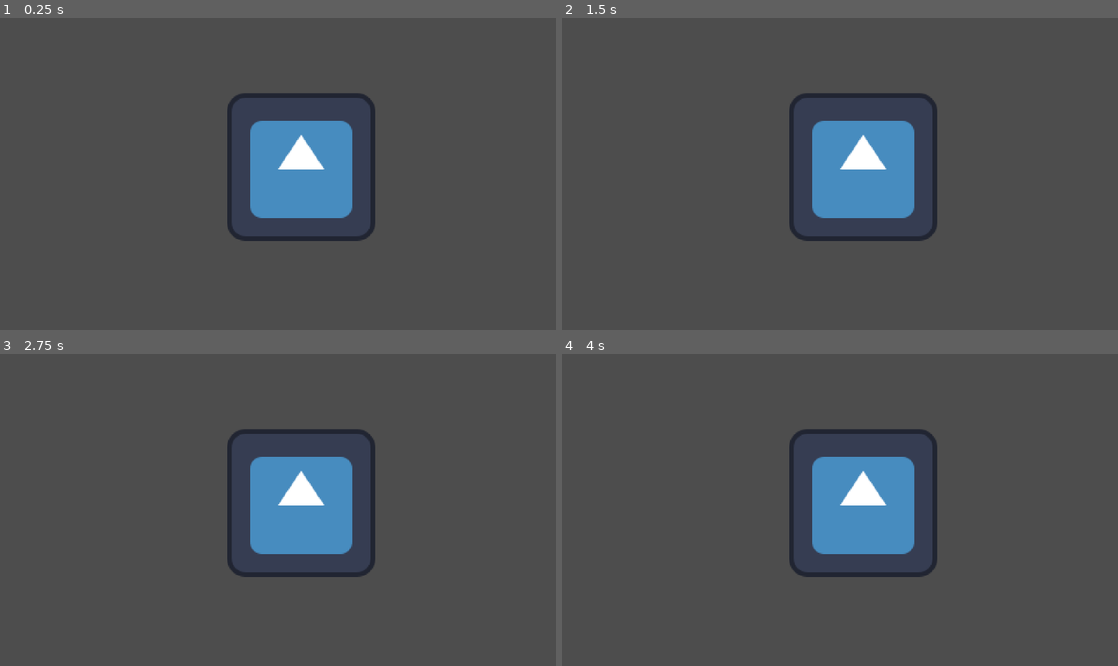
Above: before the commit, frames 1-4 (two rows, left to right).
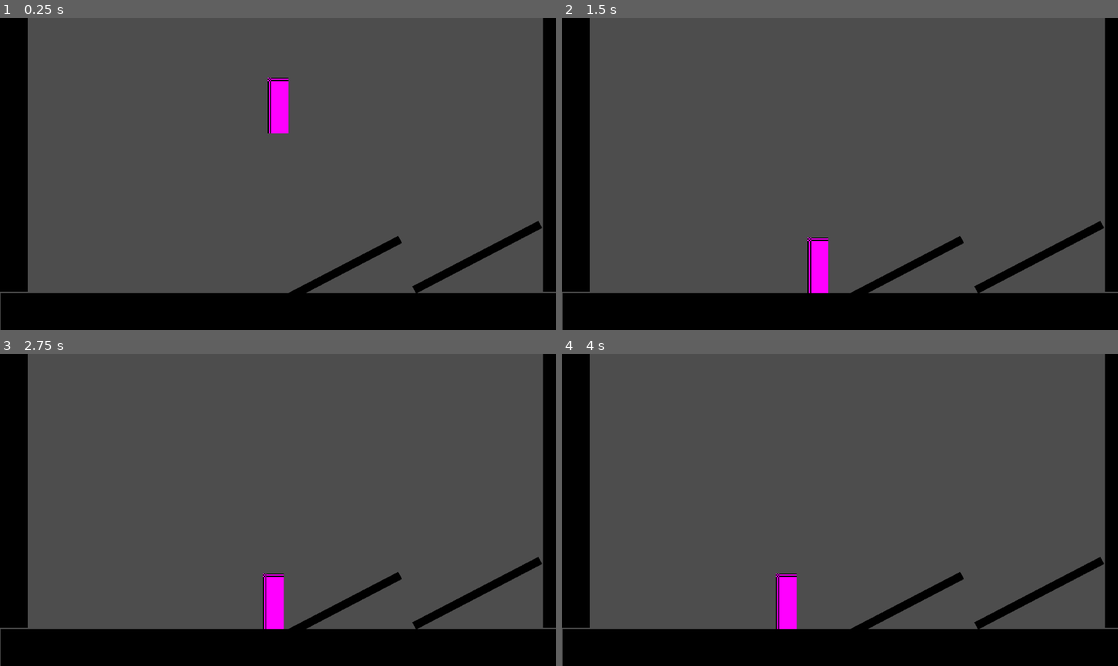
Above: after the commit, the same moments.

Repository: JohnBrunson/godot-metroidvania
Game: Godot game, scene res://playground.tscn
The game is run twice, just before and just after one commit, with the same random seed, the same clock (stepped at 60 frames per second) and the same inputs. The engine's default icon, where the game draws it, is replaced by a stand-in: a white triangle on a blue panel in a dark square.
Inputs:
- Up to frame 1 (0.25 s): no input
- Up to frame 2 (1.5 s): hold Right (right) 0.53-1.28 s; hold Z (jump) 0.53-1.28 s; hold Left (left) from 1.28 s (still down); tap Z (jump) at 1.35 s
- Up to frame 3 (2.75 s): tap Z (jump) at 1.52, 1.82 s; release Left (left) at 2.03 s; hold Right (right) from 2.03 s (still down); hold Z (jump) from 2.03 s (still down)
- Up to frame 4 (4 s): release Z (jump) at 2.78 s; tap Z (jump) at 2.85, 3.02, 3.32 s; release Right (right) at 3.53 s; hold Left (left) from 3.53 s (still down); hold Z (jump) from 3.53 s (still down)

The runs differ from the first frame. In frame 1, 27% of the frame differs, in the area x 0-100%, y 0-100%; in frame 2, 27%; in frame 3, 27%; in frame 4, 27%.

Commit message:
Player added as well as left and right movement

Diff:
--- /dev/null
+++ b/player/player.tscn
@@ -0,0 +1,20 @@
+[gd_scene load_steps=4 format=3 uid="uid://byque4w54oowj"]
+
+[ext_resource type="Script" uid="uid://c6ba85agjfcwg" path="res://player/scripts/player.gd" id="1_oul6g"]
+
+[sub_resource type="PlaceholderTexture2D" id="PlaceholderTexture2D_kqu6x"]
+size = Vector2(18, 48)
+
+[sub_resource type="RectangleShape2D" id="RectangleShape2D_kqu6x"]
+size = Vector2(16, 46)
+
+[node name="Player" type="CharacterBody2D"]
+script = ExtResource("1_oul6g")
+
+[node name="Sprite2D" type="Sprite2D" parent="."]
+position = Vector2(0, -24)
+texture = SubResource("PlaceholderTexture2D_kqu6x")
+
+[node name="CollisionShape2D" type="CollisionShape2D" parent="."]
+position = Vector2(0, -23)
+shape = SubResource("RectangleShape2D_kqu6x")
--- /dev/null
+++ b/player/scripts/player.gd
@@ -0,0 +1,18 @@
+class_name Player extends CharacterBody2D
+
+func _process(_delta: float) -> void:
+
+	pass
+
+func _physics_process(_delta: float) -> void:
+	velocity.x = 0.0
+	if Input.is_action_pressed("left"):
+		velocity.x = -100
+	elif Input.is_action_pressed("right"):
+		velocity.x = 100
+	velocity.y = velocity.y + 980 * _delta
+	# This does not work, was merely an experiment. Can be deleted.
+	if Input.is_action_pressed("jump"):
+		velocity.y = 1000
+	move_and_slide()
+	pass
--- a/playground.tscn
+++ b/playground.tscn
@@ -1,9 +1,81 @@
-[gd_scene load_steps=2 format=3 uid="uid://c00o5fajkqskb"]
+[gd_scene load_steps=5 format=3 uid="uid://c00o5fajkqskb"]
 
-[ext_resource type="Texture2D" uid="uid://4q335xxs2p" path="res://icon.svg" id="1_rupst"]
+[ext_resource type="PackedScene" uid="uid://byque4w54oowj" path="res://player/player.tscn" id="1_rupst"]
 
-[node name="Node2D" type="Node2D"]
+[sub_resource type="Gradient" id="Gradient_edjgo"]
+colors = PackedColorArray(0, 0, 0, 1, 0, 0, 0, 1)
 
-[node name="Icon" type="Sprite2D" parent="."]
-position = Vector2(260, 129)
-texture = ExtResource("1_rupst")
+[sub_resource type="GradientTexture2D" id="GradientTexture2D_rupst"]
+gradient = SubResource("Gradient_edjgo")
+
+[sub_resource type="RectangleShape2D" id="RectangleShape2D_wt17y"]
+size = Vector2(64.0686, 64)
+
+[node name="Playground" type="Node2D"]
+
+[node name="Sprite2D" type="Sprite2D" parent="."]
+position = Vector2(240.375, 254)
+scale = Vector2(7.488281, 0.5)
+texture = SubResource("GradientTexture2D_rupst")
+
+[node name="StaticBody2D" type="StaticBody2D" parent="Sprite2D"]
+
+[node name="CollisionShape2D" type="CollisionShape2D" parent="Sprite2D/StaticBody2D"]
+position = Vector2(-0.10289383, 0)
+scale = Vector2(0.99999976, 0.99999976)
+shape = SubResource("RectangleShape2D_wt17y")
+
+[node name="Left Wall" type="Sprite2D" parent="."]
+position = Vector2(8, 112)
+rotation = 1.5707964
+scale = Vector2(3.90554, 0.5)
+texture = SubResource("GradientTexture2D_rupst")
+
+[node name="StaticBody2D" type="StaticBody2D" parent="Left Wall"]
+
+[node name="CollisionShape2D" type="CollisionShape2D" parent="Left Wall/StaticBody2D"]
+position = Vector2(-0.10289383, 0)
+scale = Vector2(0.99999976, 0.99999976)
+shape = SubResource("RectangleShape2D_wt17y")
+
+[node name="Right Wall" type="Sprite2D" parent="."]
+position = Vector2(485, 112)
+rotation = 1.5707964
+scale = Vector2(3.90554, 0.5)
+texture = SubResource("GradientTexture2D_rupst")
+
+[node name="StaticBody2D" type="StaticBody2D" parent="Right Wall"]
+
+[node name="CollisionShape2D" type="CollisionShape2D" parent="Right Wall/StaticBody2D"]
+position = Vector2(-0.10289383, 0)
+scale = Vector2(0.99999976, 0.99999976)
+shape = SubResource("RectangleShape2D_wt17y")
+
+[node name="Slope" type="Sprite2D" parent="."]
+position = Vector2(411.99997, 207)
+rotation = 2.6610181
+scale = Vector2(1.9179425, 0.10958481)
+texture = SubResource("GradientTexture2D_rupst")
+
+[node name="StaticBody2D" type="StaticBody2D" parent="Slope"]
+
+[node name="CollisionShape2D" type="CollisionShape2D" parent="Slope/StaticBody2D"]
+position = Vector2(-0.10289383, 0)
+scale = Vector2(0.99999976, 0.99999976)
+shape = SubResource("RectangleShape2D_wt17y")
+
+[node name="Slope2" type="Sprite2D" parent="."]
+position = Vector2(290.99997, 219.99998)
+rotation = 2.6610181
+scale = Vector2(1.9179425, 0.10958481)
+texture = SubResource("GradientTexture2D_rupst")
+
+[node name="StaticBody2D" type="StaticBody2D" parent="Slope2"]
+
+[node name="CollisionShape2D" type="CollisionShape2D" parent="Slope2/StaticBody2D"]
+position = Vector2(-0.10289383, 0)
+scale = Vector2(0.99999976, 0.99999976)
+shape = SubResource("RectangleShape2D_wt17y")
+
+[node name="Player" parent="." instance=ExtResource("1_rupst")]
+position = Vector2(240, 67)
Not shown, added: player/scripts/player.gd.uid
